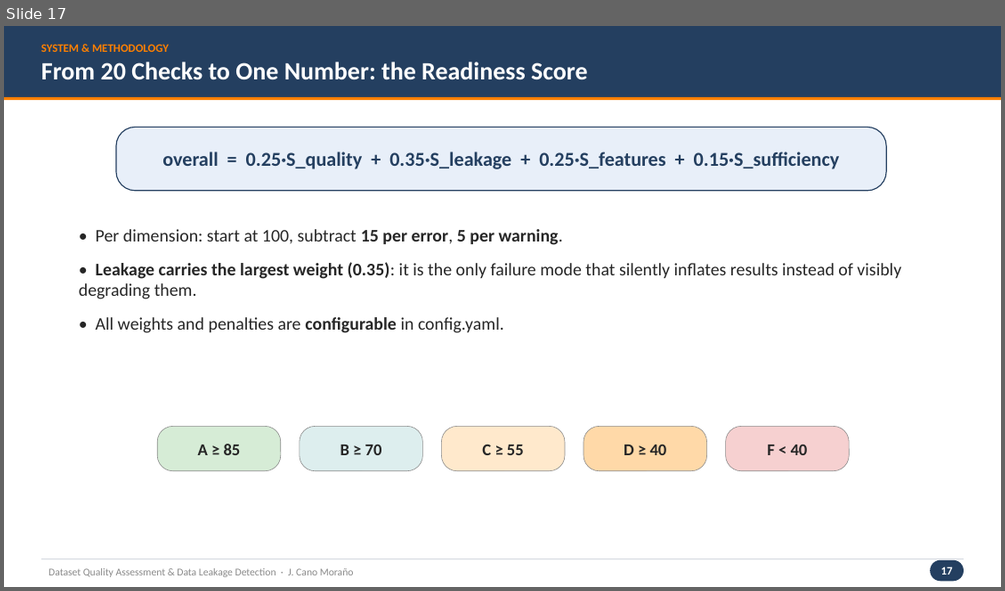
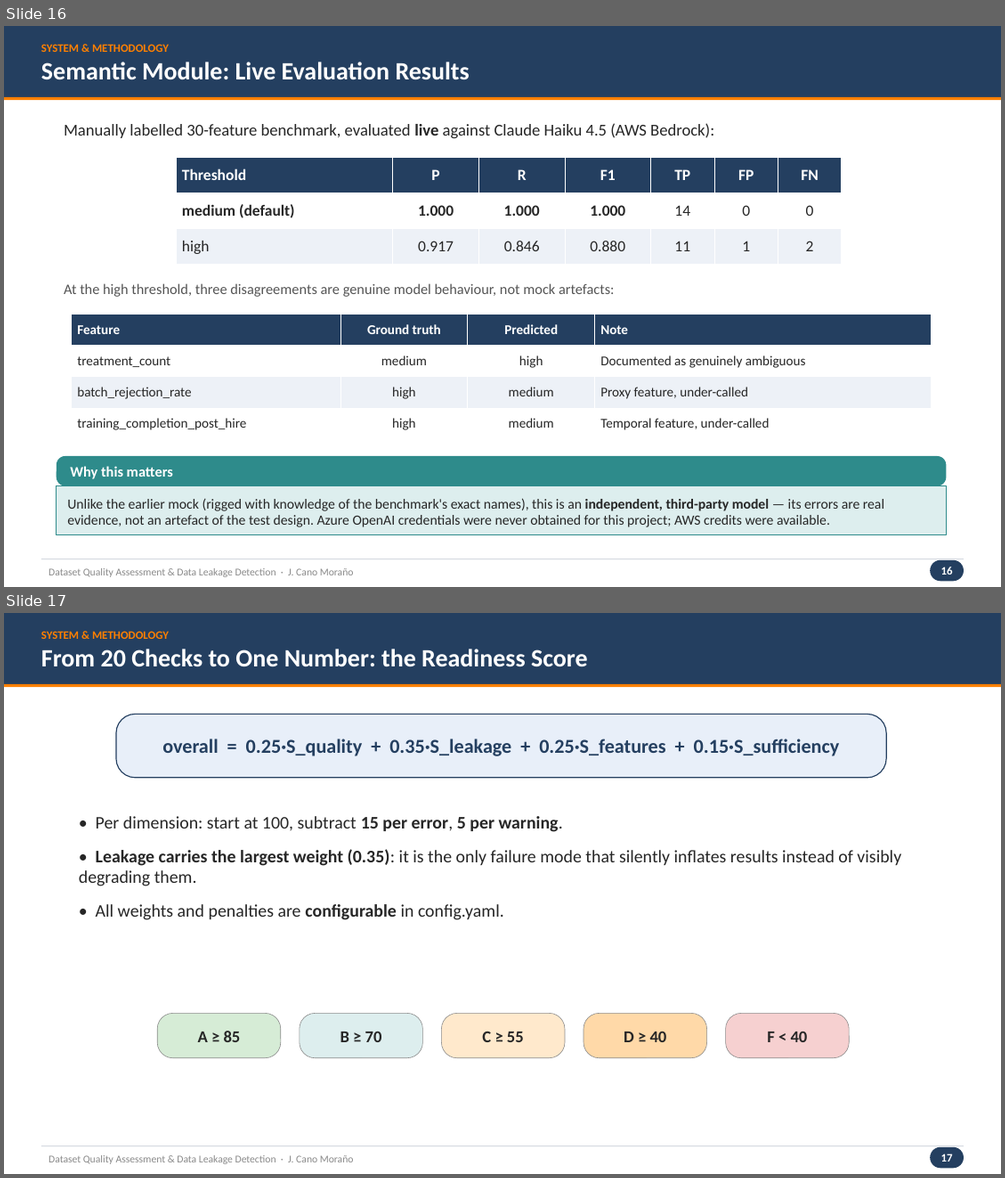
Before and after one commit to jaimecano12/ml-framework, a slide deck: presentation.pptx. Shown one above the other, each under a label of ours: slide 17 before the commit, slides 16 and 17 after it. The pictures are 1005x591 and 1005x1178 pixels, drawn with LibreOffice and Linux fonts; fonts in the diff are those of the drawing. Boxes give left, top, right and bottom in pixels: in the first picture for what was removed or moved away, otherwise in the second. Text is boxed around its words. In the diff, an @@ line names an element or a change of style, - is before the commit and + after.

```diff
--- a/presentation.pptx
+++ b/presentation.pptx
@@ slide 16 added at (4, 26, 1001, 587), background #FFFFFF @@
@@ rectangle added at (4, 26, 1001, 97), fill #243F60, 24 pt, text #FFFFFF, bold @@
+SYSTEM & METHODOLOGY
+Semantic Module: Live Evaluation Results
@@ rectangle added at (4, 97, 1001, 100), fill #FF8000 @@
@@ text added at (64, 123, 714, 138), 16 pt, text #262626 @@
+Manually labelled 30-feature benchmark, evaluated live against Claude Haiku 4.5 (AWS Bedrock):
@@ table added at (176, 157, 841, 265), 3 rows, 7 columns @@
+Threshold | P | R | F1 | TP | FP | FN
+medium (default) | 1.000 | 1.000 | 1.000 | 14 | 0 | 0
+high | 0.917 | 0.846 | 0.880 | 11 | 1 | 2
@@ text added at (64, 283, 615, 297), 14 pt, text #555555 @@
+At the high threshold, three disagreements are genuine model behaviour, not mock artefacts:
@@ table added at (72, 313, 931, 440), 4 rows, 4 columns @@
+Feature | Ground truth | Predicted | Note
+treatment_count | medium | high | Documented as genuinely ambiguous
+batch_rejection_rate | high | medium | Proxy feature, under-called
+training_completion_post_hire | high | medium | Temporal feature, under-called
@@ rounded rectangle added at (57, 456, 947, 486), fill #2E8B8B, 14 pt, text #FFFFFF, bold @@
+Why this matters
@@ rectangle added at (57, 486, 947, 534), fill #DDEEEE, outline #2E8B8B 0.5 pt, 13.5 pt, text #262626 @@
+Unlike the earlier mock (rigged with knowledge of the benchmark's exact names), this is an independent, third-party model — its errors are real evidence, not an artefact of the test design. Azure OpenAI credentials were never obtained for this project; AWS credits were available.
@@ rectangle added at (41, 558, 963, 559), fill #D5D9E0 @@
@@ text added at (48, 568, 354, 577), 10 pt, text #8A8A8A @@
+Dataset Quality Assessment & Data Leakage Detection · J. Cano Moraño
@@ rounded rectangle added at (930, 560, 963, 580), fill #243F60, 11 pt, text #FFFFFF, bold @@
+16
```
Also in this commit, not shown: 4 slides changed, 1 slide removed, 7 other files.
